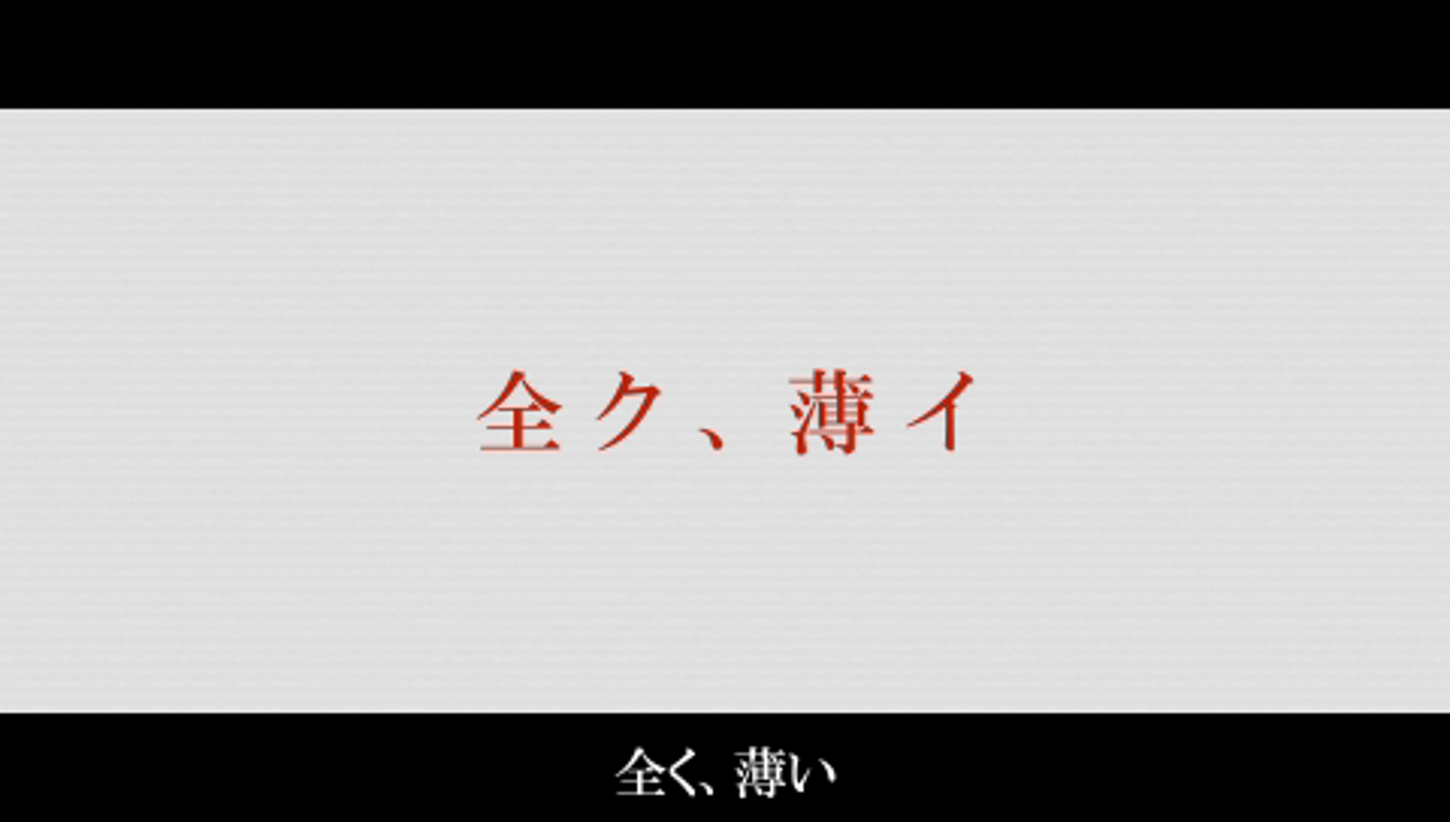
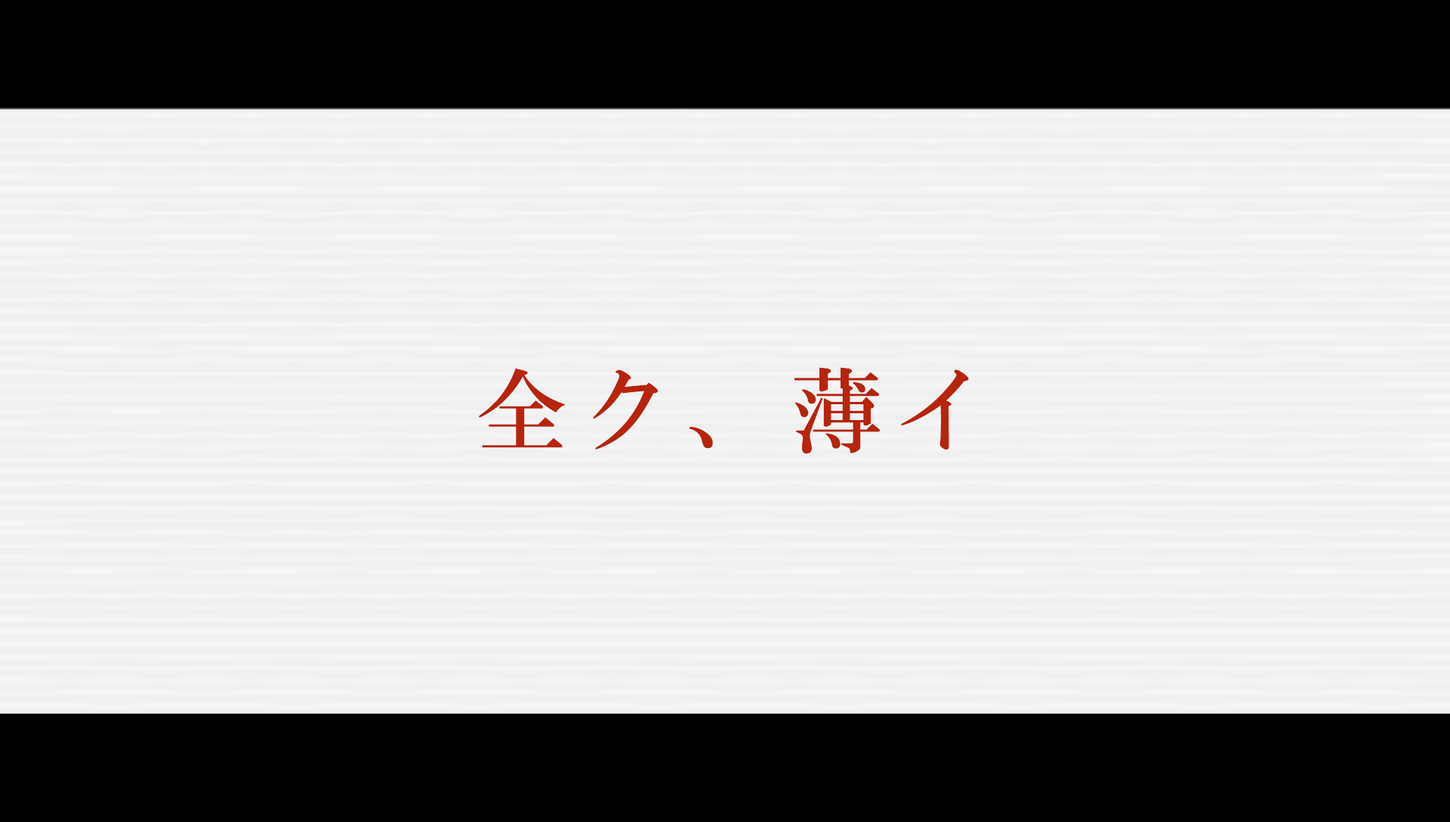
Layered file, before and after one edit (1450x822). Changes by layer:
added layer "全ク、薄イ" above "Layer 2" over [478, 367, 969, 454]
showed "Layer 2" over [0, 107, 1450, 800]
